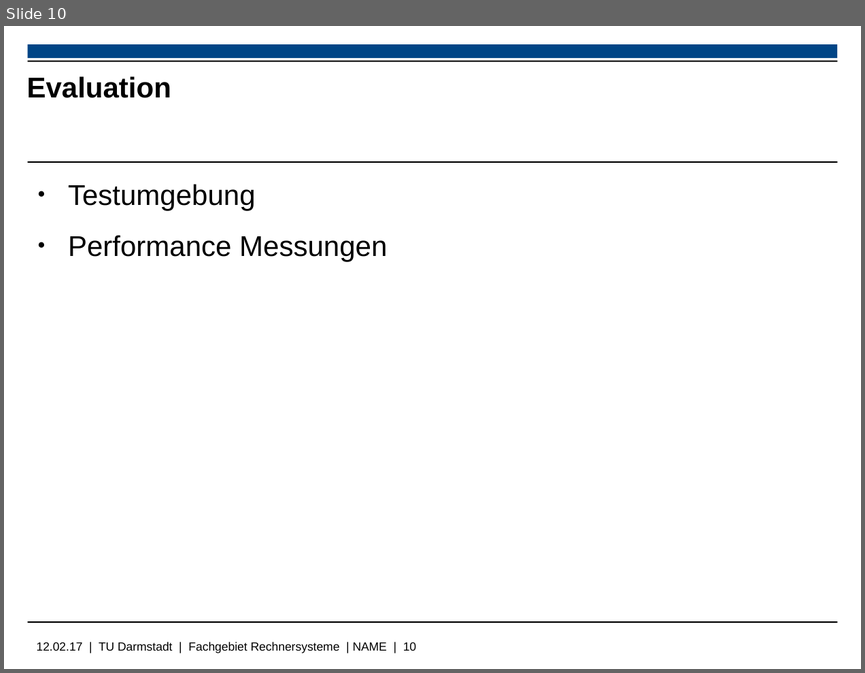
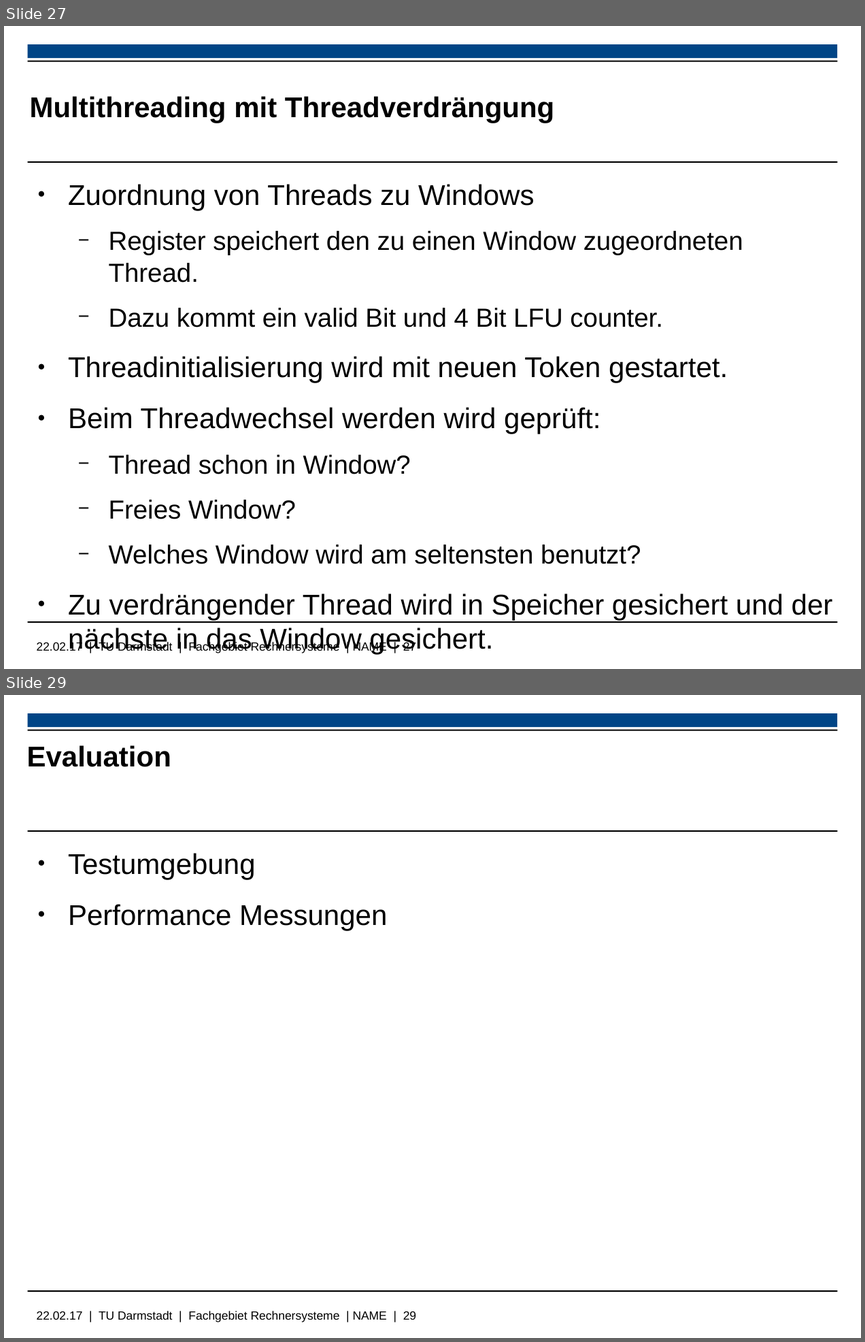
Before and after one commit to Wiero/PS_RS_REPORT, a slide deck: libreoffice_presentation.odp. Shown one above the other, each under a label of ours: slide 10 before the commit, slides 27 and 29 after it; the slides between them are not shown. The pictures are 865x673 and 865x1342 pixels, drawn with LibreOffice and Linux fonts; fonts in the diff are those of the drawing; background and template pictures are left out. Boxes give left, top, right and bottom in pixels: in the first picture for what was removed or moved away, otherwise in the second. Text is boxed around its words. In the diff, an @@ line names an element or a change of style, - is before the commit and + after.

```diff
--- a/libreoffice_presentation.odp
+++ b/libreoffice_presentation.odp
@@ slide 27 added at (x1=4, y1=26, x2=861, y2=669), background #FFFFFF; not listed: 5 template elements that a slide beside it also shows @@
@@ title added at (x1=30, y1=96, x2=554, y2=123), 24 pt, text #000000, bold @@
+Multithreading mit Threadverdrängung
@@ text added at (x1=68, y1=184, x2=833, y2=620), 24 pt, text #000000 @@
+● Zuordnung von Threads zu Windows
+  − Register speichert den zu einen Window zugeordneten Thread.
+  − Dazu kommt ein valid Bit und 4 Bit LFU counter.
+● Threadinitialisierung wird mit neuen Token gestartet.
+● Beim Threadwechsel werden wird geprüft:
+  − Thread schon in Window?
+  − Freies Window?
+  − Welches Window wird am seltensten benutzt?
+● Zu verdrängender Thread wird in Speicher gesichert und der nächste in das Window gesichert.
@@ what was slide 10 is now slide 29 @@
@@ text at (x1=37, y1=1310, x2=416, y2=1322): text changed @@
-12.02.17 | TU Darmstadt | Fachgebiet Rechnersysteme | NAME | 10
+22.02.17 | TU Darmstadt | Fachgebiet Rechnersysteme | NAME | 29
```
Also in this commit, not shown: 23 other slides added, 1 slide removed, 15 other files.
